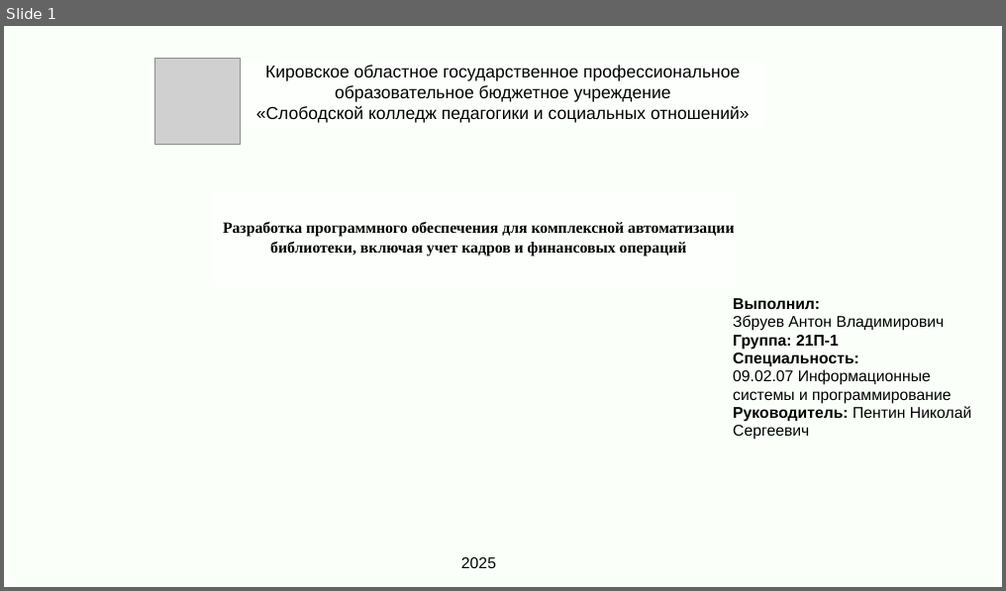
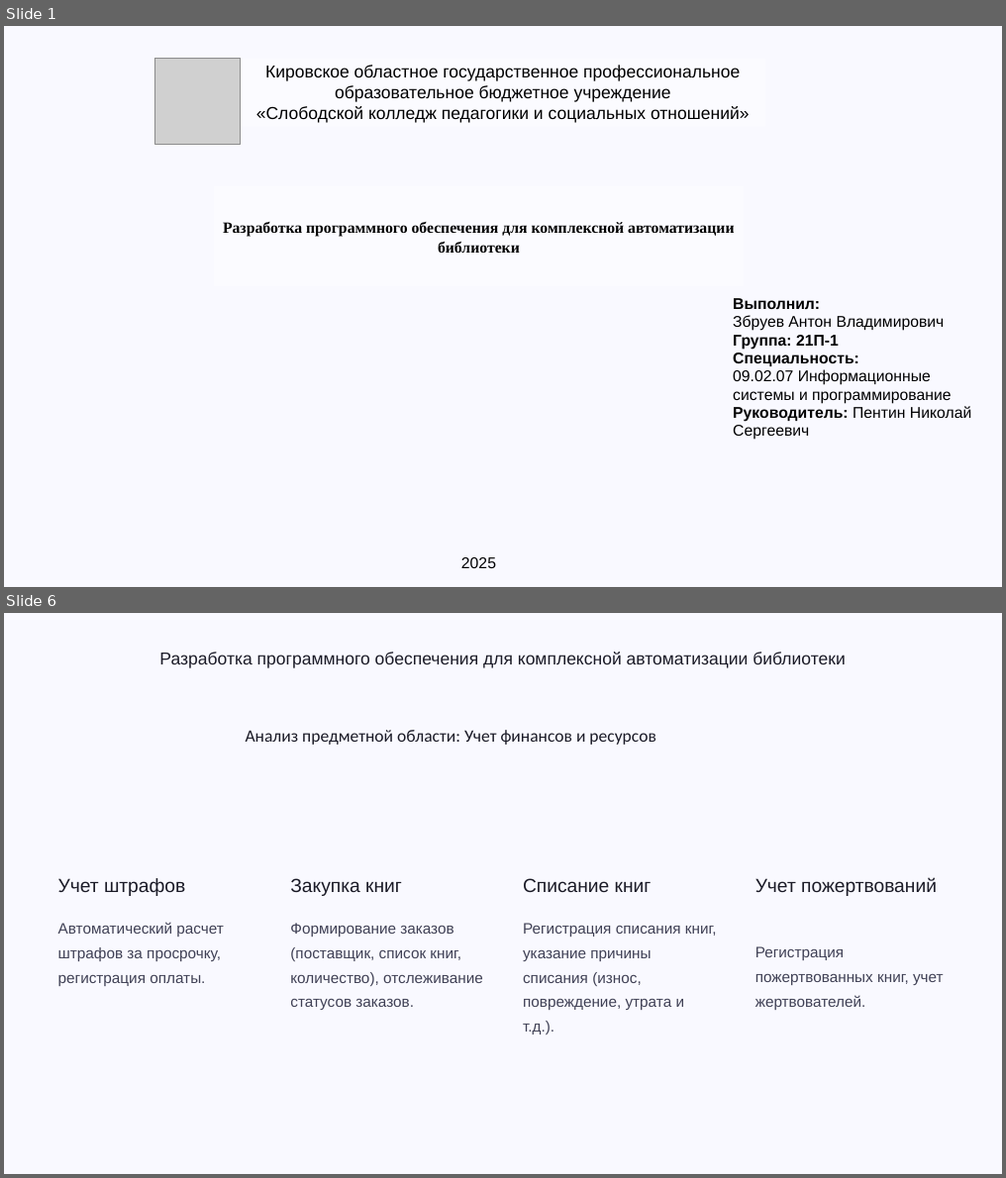
Before and after one commit to Smixdy/DiplomZbruev, a slide deck: Презентация дипломной работы.pptx. Shown one above the other, each under a label of ours: slide 1 before the commit, slides 1 and 6 after it; the slides between them are not shown. The pictures are 1006x591 and 1006x1178 pixels, drawn with LibreOffice and Linux fonts; fonts in the diff are those of the drawing; grey boxes stand for pictures; background and template pictures are left out. Boxes give left, top, right and bottom in pixels: in the first picture for what was removed or moved away, otherwise in the second. Text is boxed around its words. In the diff, an @@ line names an element or a change of style, - is before the commit and + after.

```diff
--- a/Презентация дипломной работы.pptx
+++ b/Презентация дипломной работы.pptx
@@ slide 6 added at (x1=4, y1=613, x2=1002, y2=1174), background #000000; not listed: 1 template element that a slide beside it also shows @@
@@ text added at (x1=159, y1=652, x2=845, y2=668), 20 pt, text #1B1B27 @@
+Разработка программного обеспечения для комплексной автоматизации библиотеки
@@ text added at (x1=246, y1=730, x2=655, y2=745), 20 pt, text #1B1B27 @@
+Анализ предметной области: Учет финансов и ресурсов
@@ text added at (x1=58, y1=878, x2=185, y2=896), 22 pt, text #1B1B27 @@
+Учет штрафов
@@ text added at (x1=290, y1=878, x2=402, y2=896), 22 pt, text #1B1B27 @@
+Закупка книг
@@ text added at (x1=523, y1=878, x2=651, y2=892), 22 pt, text #1B1B27 @@
+Списание книг
@@ text added at (x1=755, y1=877, x2=937, y2=896), 22 pt, text #1B1B27 @@
+Учет пожертвований
@@ text added at (x1=58, y1=922, x2=223, y2=986), 17.5 pt, text #404155 @@
+Автоматический расчет штрафов за просрочку, регистрация оплаты.
@@ text added at (x1=290, y1=923, x2=483, y2=1010), 17.5 pt, text #404155 @@
+Формирование заказов (поставщик, список книг, количество), отслеживание статусов заказов.
@@ text added at (x1=523, y1=923, x2=717, y2=1035), 17.5 pt, text #404155 @@
+Регистрация списания книг, указание причины списания (износ, повреждение, утрата и т.д.).
@@ text added at (x1=755, y1=947, x2=944, y2=1010), 17.5 pt, text #404155 @@
+Регистрация пожертвованных книг, учет жертвователей.
@@ rectangle added at (x1=855, y1=1118, x2=1002, y2=1174), fill #F9F9FF, outline #F9F9FF 1 pt @@
@@ slide 1 changed as well @@
@@ background #FFFFFF to #000000 @@
@@ rectangle at (x1=4, y1=26, x2=1002, y2=587): fill #FAFFFA to #F9F9FF @@
@@ text at (x1=223, y1=222, x2=734, y2=253): text changed @@
-Разработка программного обеспечения для комплексной автоматизации библиотеки, включая учет кадров и финансовых операций
+Разработка программного обеспечения для комплексной автоматизации библиотеки
```
Also in this commit, not shown: 3 other slides changed, 12 other slides added, 6 slides removed.
